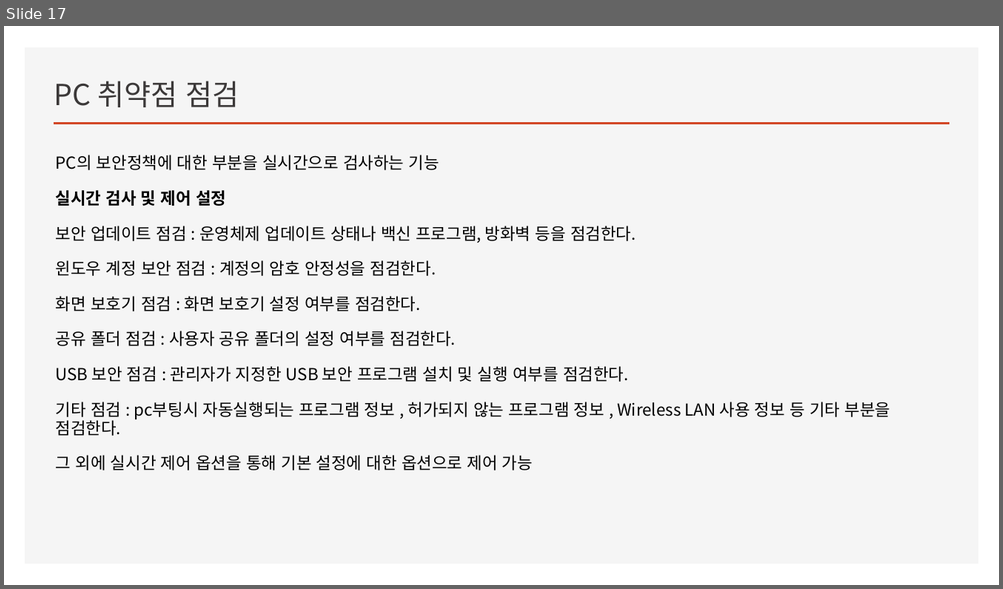
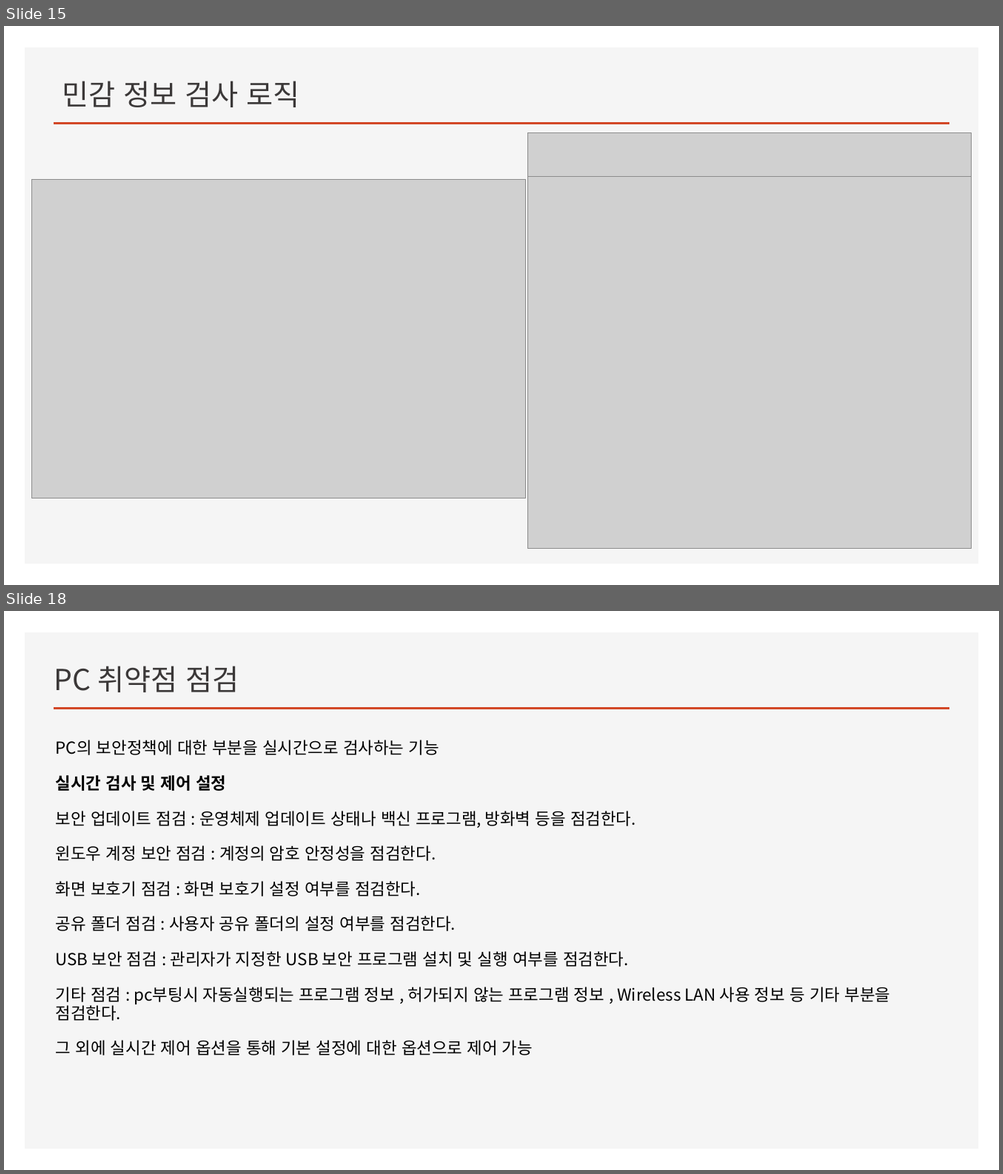
Before and after one commit to wsxc94/DLP-Study, a slide deck: 에이전트발표.pptx. Shown one above the other, each under a label of ours: slide 17 before the commit, slides 15 and 18 after it; the slides between them are not shown. The pictures are 1003x589 and 1003x1174 pixels, drawn with LibreOffice and Linux fonts; fonts in the diff are those of the drawing; grey boxes stand for pictures. Boxes give left, top, right and bottom in pixels: in the first picture for what was removed or moved away, otherwise in the second. Text is boxed around its words. In the diff, an @@ line names an element or a change of style, - is before the commit and + after.

```diff
--- a/에이전트발표.pptx
+++ b/에이전트발표.pptx
@@ slide 15 added at (4, 26, 999, 585), background #FFFFFF; not listed: 2 template elements that a slide beside it also shows @@
@@ title added at (62, 81, 299, 107), 28 pt, text #3B3838 @@
+민감 정보 검사 로직
@@ picture added at (528, 133, 971, 180) @@
@@ picture added at (31, 180, 526, 498) @@
@@ picture added at (528, 177, 971, 549) @@
@@ what was slide 17 is now slide 18 @@
```
Also in this commit, not shown: 4 slides changed, 1 other file.
